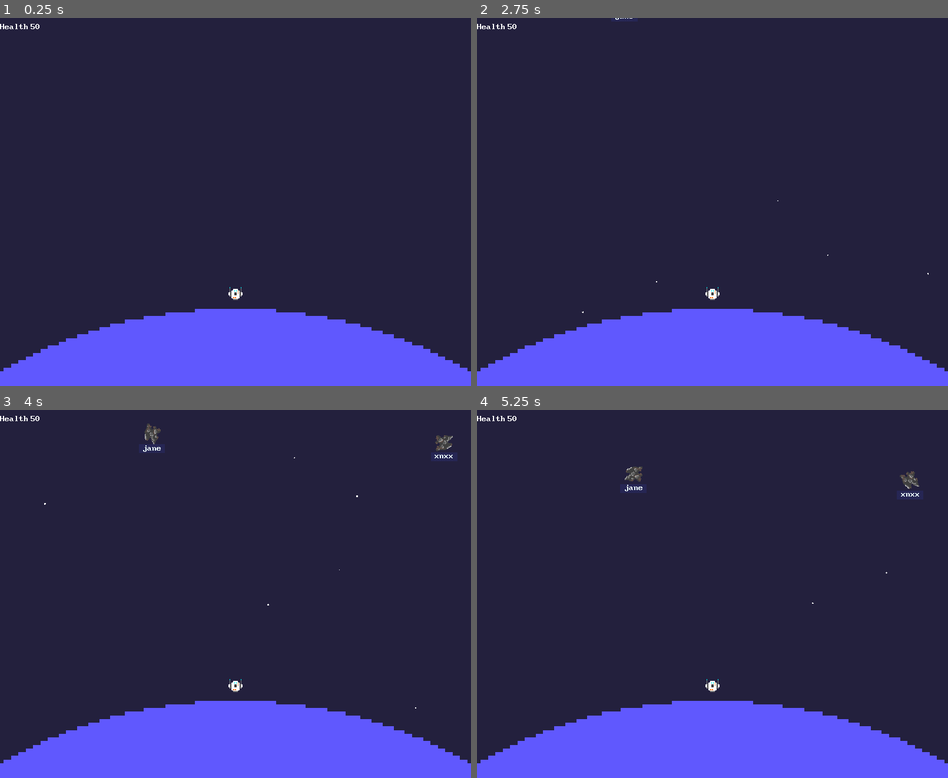
Above: before the commit, frames 1-4 (two rows, left to right).
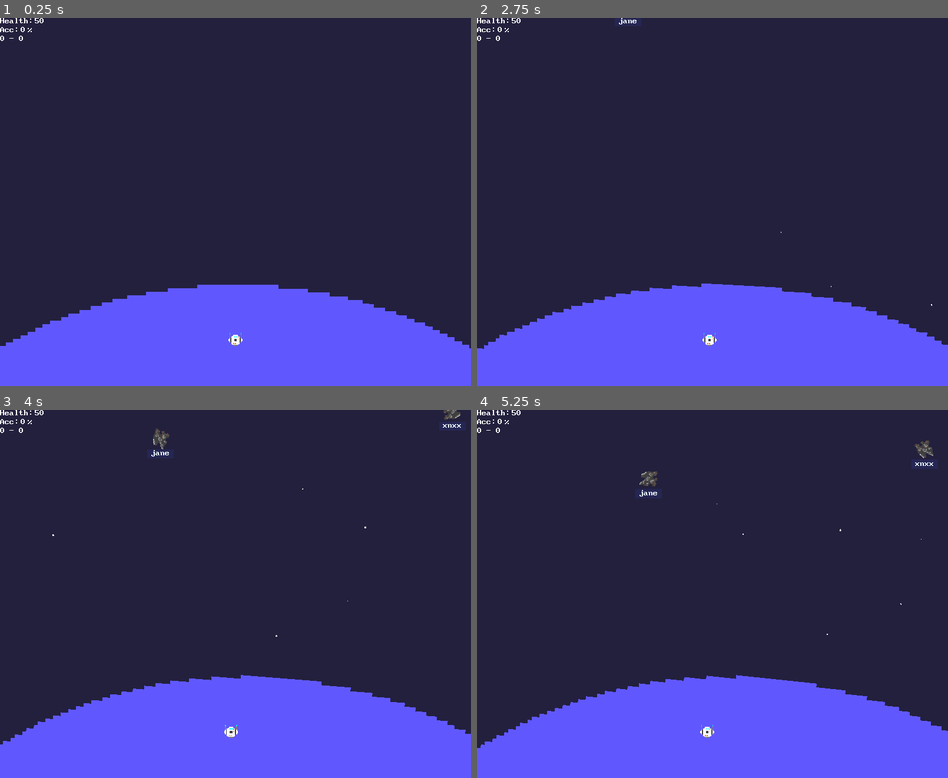
Above: after the commit, the same moments.

Repository: godxkey/hyperkey
Game: Godot game, scene res://level/Sandbox.tscn
Same seed, same stepped clock (60 frames per second), same inputs: the game is played once before the commit and once after it.
Inputs:
- Up to frame 1 (0.25 s): no input
- Up to frame 2 (2.75 s): tap Z at 0.6, 1.35, 2.1 s; hold A 1.28-2.03 s
- Up to frame 3 (4 s): tap Z at 2.85, 3.6 s; hold A from 3.53 s (still down)
- Up to frame 4 (5.25 s): keep holding A; tap Z at 4.35, 5.1 s

The runs differ from the first frame. In frame 1, 6.7% of the frame differs, in the area x 0-100%, y 0-96%; in frame 2, 6.7%; in frame 3, 7.1%; in frame 4, 7.1%.

Commit message:
Add explode/break effect, Stats. Player tweak
Show accuracy stats in hud.

Tweak player location. Tweens to the sides.

Planet rotates.

Add animated explosion when asteroid is killed.

Tweak explosion effects. Asteroid crumble effect uses animated sprite so
it can use different spirtes within the same particle system

Diff:
--- a/actor/environment/Planet.tscn
+++ b/actor/environment/Planet.tscn
@@ -1,8 +1,9 @@
-[gd_scene load_steps=5 format=2]
+[gd_scene load_steps=6 format=2]
 
 [ext_resource path="res://actor/environment/Planet.png" type="Texture" id=1]
 [ext_resource path="res://actor/environment/Planet.gd" type="Script" id=2]
 [ext_resource path="res://control/Health.gd" type="Script" id=3]
+[ext_resource path="res://library/Rotator.gd" type="Script" id=4]
 
 [sub_resource type="CircleShape2D" id=1]
 radius = 504.063
@@ -21,3 +22,7 @@
 [node name="Health" type="Node" parent="."]
 script = ExtResource( 3 )
 hit_points = 50
+
+[node name="Rotator" type="Node" parent="."]
+script = ExtResource( 4 )
+speed = 0.02
--- a/actor/player/Player.gd
+++ b/actor/player/Player.gd
@@ -4,10 +4,18 @@
 
 export(float) var default_angle = 0 setget _set_default_angle
 export(float) var rotation_smoothing = 12.0
+export(float) var move_speed = 1.0
+export(float) var tween_offset = 200
 
 var aimed_target = weakref(null) setget _set_aimed_target, _get_aimed_target
 
 onready var sprite = $Sprite as Sprite
+onready var _tween = $Tween
+onready var _tween_target = Vector2.RIGHT * tween_offset
+
+func _ready():
+  _tween.connect("tween_all_completed", self, "_new_move_tween")
+  _new_move_tween()
 
 func _process(delta):
   rotate_sprite(delta)
@@ -18,6 +26,18 @@
     return get_angle_to(target.position)
   else:
     return default_angle
+
+func _new_move_tween():
+  _tween_target *= -1.0
+  _tween.interpolate_property(
+    self,
+    "position",
+    position,
+    _tween_target,
+    1.0 / move_speed,
+    Tween.TRANS_SINE,
+    Tween.EASE_IN_OUT)
+  _tween.start()
 
 func rotate_sprite(delta:float):
   var current_rotation = Transform2D(sprite.rotation, Vector2.ZERO)
--- a/actor/player/Player.tscn
+++ b/actor/player/Player.tscn
@@ -6,8 +6,12 @@
 [node name="Player" type="Node2D"]
 script = ExtResource( 2 )
 default_angle = -90.0
+move_speed = 0.1
+tween_offset = 80.0
 
 [node name="Sprite" type="Sprite" parent="."]
 rotation = -1.5708
 scale = Vector2( 2, 2 )
 texture = ExtResource( 1 )
+
+[node name="Tween" type="Tween" parent="."]
--- a/actor/projectile/Bullet.tscn
+++ b/actor/projectile/Bullet.tscn
@@ -4,8 +4,6 @@
 [ext_resource path="res://actor/projectile/Bullet.gd" type="Script" id=2]
 [ext_resource path="res://control/FollowTarget.gd" type="Script" id=3]
 [ext_resource path="res://effect/BulletTrail.tscn" type="PackedScene" id=4]
-
-
 
 [sub_resource type="RectangleShape2D" id=1]
 extents = Vector2( 28, 12 )
--- a/control/ProjectileManager.gd
+++ b/control/ProjectileManager.gd
@@ -8,7 +8,17 @@
   var projectile = BULLET_RESOURCE.instance()
   add_child(projectile)
   projectile.position = location
-  projectile.motion.start_moving_along(location.direction_to(target.position))
+
+  # Linear start trajectory
+  # projectile.motion.start_moving_along(location.direction_to(target.position))
+
+  # Randomize start trajectory slightly.
+  # Makes projectiles not follow directly behind another
+  var angle = rand_range(-1.0, 1.0)
+  var cast_force = location.direction_to(target.position.rotated(angle))
+  projectile.motion.acceleration = 1000.0
+  projectile.motion.apply_force(cast_force * 5000.0)
+
   projectile.motion.target = target
   projectile.connect("target_hit", self, "play_explosion")
   projectile.connect(
--- a/control/Typist.gd
+++ b/control/Typist.gd
@@ -12,6 +12,13 @@
 var _text_targets := TextTargets.new()
 var _text_generator := TextGenerator.new()
 var _current_tracker:HitTracker = null
+
+var _total_keypresses:int = 0
+var _total_keyhits:int = 0
+var _max_key_history:int = 100
+
+signal keyhits_stat_changed(hits, total)
+signal key_missed
 
 func create_tracker(target) -> HitTracker:
   var label = target.find_node("TypistLabel", true, false)
@@ -56,17 +63,31 @@
   # draw over other targets in scene
   target.z_index += 1
 
+  _total_keypresses += 1
   if _current_tracker.hit(text[0]):
     spawn_bullet(target)
+    _total_keyhits += 1
+  emit_signal("keyhits_stat_changed", _total_keyhits, _total_keypresses )
+  shift_down_keyhit_stats()
 
 func continue_hit_target(letter:String):
   assert(_current_tracker != null)
+  _total_keypresses += 1
   if _current_tracker.hit(letter):
       spawn_bullet(_current_tracker.get_target())
+      _total_keyhits += 1
       if _current_tracker.is_done():
           clear_tracked()
   else:
     _mistype_player.play()
+    emit_signal("key_missed")
+  emit_signal("keyhits_stat_changed", _total_keyhits, _total_keypresses )
+  shift_down_keyhit_stats()
+
+func shift_down_keyhit_stats():
+  if _total_keyhits> _max_key_history:
+    _total_keyhits -= _max_key_history
+    _total_keypresses -= _max_key_history
 
 func spawn_bullet(target):
   var bullet = _projectile_manager.spawn_projectile(_player.position, target)
--- a/effect/BulletTrail.tscn
+++ b/effect/BulletTrail.tscn
@@ -37,7 +37,7 @@
 
 [node name="BulletTrail" type="Particles2D"]
 z_index = 10
-amount = 6
+amount = 7
 lifetime = 2.0
 explosiveness = 0.1
 local_coords = false
--- a/effect/Effect.tscn
+++ b/effect/Effect.tscn
@@ -2,8 +2,9 @@
 
 [ext_resource path="res://effect/Effect.gd" type="Script" id=1]
 [ext_resource path="res://effect/breaking/AsteroidHitBreak.tscn" type="PackedScene" id=2]
-[ext_resource path="res://effect/HitExplosion.tscn" type="PackedScene" id=3]
+[ext_resource path="res://effect/explosion/HitExplosion.tscn" type="PackedScene" id=3]
 [ext_resource path="res://effect/breaking/AsteroidExplodeBreak.tscn" type="PackedScene" id=4]
+
 
 [node name="Effect" type="Node"]
 script = ExtResource( 1 )
--- /dev/null
+++ b/effect/breaking/AsteroidExplodeBreak.gd
@@ -0,0 +1,7 @@
+extends Particles2D
+
+func _ready():
+  var blast = $Blast
+  blast.rotate(rand_range(0, TAU))
+  blast.play()
+  blast.connect("animation_finished", blast, "hide")
--- a/effect/breaking/AsteroidExplodeBreak.tscn
+++ b/effect/breaking/AsteroidExplodeBreak.tscn
@@ -1,20 +1,29 @@
-[gd_scene load_steps=5 format=2]
+[gd_scene load_steps=18 format=2]
 
-[ext_resource path="res://effect/breaking/BrownAsteroidParticle.png" type="Texture" id=1]
+[ext_resource path="res://effect/breaking/AsteroidParticles.png" type="Texture" id=1]
+[ext_resource path="res://effect/explosion/ExplosionSheet.png" type="Texture" id=2]
+[ext_resource path="res://effect/breaking/AsteroidExplodeBreak.gd" type="Script" id=3]
+[ext_resource path="res://effect/explosion/LightPurpleExplosion.tscn" type="PackedScene" id=4]
 
-[sub_resource type="Curve" id=1]
+[sub_resource type="CanvasItemMaterial" id=12]
+particles_animation = true
+particles_anim_h_frames = 4
+particles_anim_v_frames = 1
+particles_anim_loop = false
+
+[sub_resource type="Curve" id=13]
 bake_resolution = 10
 _data = [ Vector2( 0, 1 ), 0.0, 0.0, 0, 1, Vector2( 0.256595, 1 ), 0.0, -3.62802, 0, 0, Vector2( 1, 0 ), -0.155231, 0.0, 0, 0 ]
 
-[sub_resource type="CurveTexture" id=2]
-curve = SubResource( 1 )
+[sub_resource type="CurveTexture" id=14]
+curve = SubResource( 13 )
 
-[sub_resource type="ParticlesMaterial" id=3]
+[sub_resource type="ParticlesMaterial" id=15]
 flag_disable_z = true
 spread = 180.0
 gravity = Vector3( 0, 150, 0 )
 initial_velocity = 400.0
-initial_velocity_random = 1.0
+initial_velocity_random = 0.8
 angular_velocity = 200.0
 angular_velocity_random = 0.5
 orbit_velocity = 0.0
@@ -24,14 +33,65 @@
 angle_random = 1.0
 scale = 2.5
 scale_random = 1.0
-scale_curve = SubResource( 2 )
+scale_curve = SubResource( 14 )
+anim_offset = 1.0
+anim_offset_random = 1.0
+
+[sub_resource type="AtlasTexture" id=4]
+atlas = ExtResource( 2 )
+region = Rect2( 0, 0, 48, 48 )
+
+[sub_resource type="AtlasTexture" id=5]
+atlas = ExtResource( 2 )
+region = Rect2( 48, 0, 48, 48 )
+
+[sub_resource type="AtlasTexture" id=6]
+atlas = ExtResource( 2 )
+region = Rect2( 96, 0, 48, 48 )
+
+[sub_resource type="AtlasTexture" id=7]
+atlas = ExtResource( 2 )
+region = Rect2( 144, 0, 48, 48 )
+
+[sub_resource type="AtlasTexture" id=8]
+atlas = ExtResource( 2 )
+region = Rect2( 192, 0, 48, 48 )
+
+[sub_resource type="AtlasTexture" id=9]
+atlas = ExtResource( 2 )
+region = Rect2( 240, 0, 48, 48 )
+
+[sub_resource type="AtlasTexture" id=10]
+atlas = ExtResource( 2 )
+region = Rect2( 288, 0, 48, 48 )
+
+[sub_resource type="AtlasTexture" id=11]
+atlas = ExtResource( 2 )
+region = Rect2( 336, 0, 48, 48 )
+
+[sub_resource type="SpriteFrames" id=16]
+animations = [ {
+"frames": [ SubResource( 4 ), SubResource( 5 ), SubResource( 6 ), SubResource( 7 ), SubResource( 8 ), SubResource( 9 ), SubResource( 10 ), SubResource( 11 ) ],
+"loop": false,
+"name": "default",
+"speed": 30.0
+} ]
 
 [node name="AsteroidExplodeBreak" type="Particles2D"]
-amount = 5
+material = SubResource( 12 )
+amount = 3
 lifetime = 2.0
 explosiveness = 1.0
 local_coords = false
-process_material = SubResource( 3 )
+process_material = SubResource( 15 )
 texture = ExtResource( 1 )
+script = ExtResource( 3 )
+
+[node name="LightPurpleExplosion" parent="." instance=ExtResource( 4 )]
+amount = 10
+
+[node name="Blast" type="AnimatedSprite" parent="."]
+scale = Vector2( 3, 3 )
+frames = SubResource( 16 )
 
 [node name="Timer" type="Timer" parent="."]
--- a/effect/breaking/AsteroidHitBreak.tscn
+++ b/effect/breaking/AsteroidHitBreak.tscn
@@ -1,6 +1,12 @@
-[gd_scene load_steps=5 format=2]
+[gd_scene load_steps=6 format=2]
 
-[ext_resource path="res://effect/breaking/GreyAsteroidParticle.png" type="Texture" id=1]
+[ext_resource path="res://effect/breaking/AsteroidParticles.png" type="Texture" id=1]
+
+[sub_resource type="CanvasItemMaterial" id=4]
+particles_animation = true
+particles_anim_h_frames = 4
+particles_anim_v_frames = 1
+particles_anim_loop = false
 
 [sub_resource type="Curve" id=1]
 bake_resolution = 10
@@ -24,8 +30,11 @@
 scale = 0.5
 scale_random = 1.0
 scale_curve = SubResource( 2 )
+anim_offset = 1.0
+anim_offset_random = 1.0
 
 [node name="AsteroidHitBreak" type="Particles2D"]
+material = SubResource( 4 )
 amount = 1
 lifetime = 2.0
 explosiveness = 1.0
--- a/effect/HitExplosion.tscn
+++ b/effect/explosion/HitExplosion.tscn
@@ -1,24 +1,24 @@
-[gd_scene load_steps=12 format=2]
+[gd_scene load_steps=13 format=2]
 
-[ext_resource path="res://effect/Explosion.png" type="Texture" id=1]
+[ext_resource path="res://effect/explosion/Explosion.png" type="Texture" id=1]
 
-[sub_resource type="CanvasItemMaterial" id=6]
+[sub_resource type="CanvasItemMaterial" id=1]
 blend_mode = 1
 
-[sub_resource type="Gradient" id=1]
+[sub_resource type="Gradient" id=2]
 offsets = PoolRealArray( 0, 0.147668, 0.774611 )
 colors = PoolColorArray( 1, 1, 1, 1, 1, 0.921569, 0.431373, 1, 1, 0.533333, 0.258824, 1 )
 
-[sub_resource type="GradientTexture" id=2]
-gradient = SubResource( 1 )
+[sub_resource type="GradientTexture" id=3]
+gradient = SubResource( 2 )
 
-[sub_resource type="Curve" id=3]
+[sub_resource type="Curve" id=4]
 _data = [ Vector2( 0, 1 ), 0.0, -1.9436, 0, 0, Vector2( 1, 0.160227 ), -0.193152, 0.0, 0, 0 ]
 
-[sub_resource type="CurveTexture" id=4]
-curve = SubResource( 3 )
+[sub_resource type="CurveTexture" id=5]
+curve = SubResource( 4 )
 
-[sub_resource type="ParticlesMaterial" id=5]
+[sub_resource type="ParticlesMaterial" id=6]
 lifetime_randomness = 0.8
 flag_disable_z = true
 spread = 60.0
@@ -30,12 +30,18 @@
 orbit_velocity = 0.0
 orbit_velocity_random = 0.0
 damping = 100.0
-scale = 6.5
+scale = 7.0
 scale_random = 0.4
-scale_curve = SubResource( 4 )
-color_ramp = SubResource( 2 )
+scale_curve = SubResource( 5 )
+color_ramp = SubResource( 3 )
+
+[sub_resource type="Curve" id=7]
+min_value = -360.0
+max_value = 360.0
+_data = [ Vector2( 0, 1 ), 0.0, 0.0, 0, 0, Vector2( 1, 1 ), 0.0, 0.0, 0, 0 ]
 
 [sub_resource type="CurveTexture" id=8]
+curve = SubResource( 7 )
 
 [sub_resource type="Curve" id=9]
 max_value = 2.0
@@ -60,15 +66,13 @@
 scale_curve = SubResource( 10 )
 
 [node name="HitExplosion" type="Particles2D"]
-material = SubResource( 6 )
+material = SubResource( 1 )
 z_index = 10
-emitting = false
-amount = 4
-lifetime = 0.55
-one_shot = true
+amount = 5
+lifetime = 0.6
 explosiveness = 0.8
 randomness = 0.4
-process_material = SubResource( 5 )
+process_material = SubResource( 6 )
 
 [node name="Timer" type="Timer" parent="."]
 one_shot = true
--- /dev/null
+++ b/effect/explosion/LightPurpleExplosion.tscn
@@ -0,0 +1,35 @@
+[gd_scene load_steps=6 format=2]
+
+[sub_resource type="Gradient" id=1]
+colors = PoolColorArray( 1, 1, 1, 1, 0.4, 0, 1, 1 )
+
+[sub_resource type="GradientTexture" id=2]
+gradient = SubResource( 1 )
+
+[sub_resource type="Curve" id=3]
+_data = [ Vector2( 0, 1 ), 0.0, 0.0, 0, 0, Vector2( 1, 0 ), 0.0, 0.0, 0, 0 ]
+
+[sub_resource type="CurveTexture" id=4]
+curve = SubResource( 3 )
+
+[sub_resource type="ParticlesMaterial" id=5]
+lifetime_randomness = 0.5
+flag_disable_z = true
+direction = Vector3( -1, 0, 0 )
+spread = 180.0
+gravity = Vector3( 0, 80, 0 )
+initial_velocity = 300.0
+initial_velocity_random = 0.8
+orbit_velocity = 0.0
+orbit_velocity_random = 0.0
+scale = 3.0
+scale_curve = SubResource( 4 )
+color_ramp = SubResource( 2 )
+
+[node name="LightPurpleExplosion" type="Particles2D"]
+z_index = 10
+amount = 16
+lifetime = 2.0
+explosiveness = 1.0
+local_coords = false
+process_material = SubResource( 5 )
--- a/level/Sandbox.tscn
+++ b/level/Sandbox.tscn
@@ -24,13 +24,14 @@
 
 [node name="HUD" parent="CanvasLayer" instance=ExtResource( 4 )]
 planet_path = NodePath("../../Planet")
+typist_path = NodePath("../../Typist")
 
 [node name="BackgroundStars" parent="." instance=ExtResource( 6 )]
 
 [node name="ProjectileManager" parent="." instance=ExtResource( 3 )]
 
 [node name="Planet" parent="." instance=ExtResource( 2 )]
-position = Vector2( 0, 1024 )
+position = Vector2( 0, 904 )
 scale = Vector2( 2, 2 )
 
 [node name="Typist" parent="." instance=ExtResource( 5 )]
@@ -40,18 +41,18 @@
 [node name="Spawner" parent="Typist" index="0"]
 position = Vector2( 0, -632 )
 planet_path = NodePath("../../Planet")
-spawn_area = Rect2( -500, -100, 1000, 200 )
+spawn_area = Rect2( -500, -150, 1000, 100 )
 
 [node name="Timer" parent="Typist/Spawner" index="0"]
 wait_time = 2.0
 
 [node name="Player" parent="." instance=ExtResource( 1 )]
-position = Vector2( 0, -32 )
 
 [node name="Camera2D" type="Camera2D" parent="Player"]
-position = Vector2( 0, -200 )
+position = Vector2( 0, -300 )
 current = true
 smoothing_enabled = true
+smoothing_speed = 1.0
 __meta__ = {
 "_edit_lock_": true
 }
--- /dev/null
+++ b/library/Rotator.gd
@@ -0,0 +1,8 @@
+extends Node
+
+export(float) var speed = 1.0
+
+onready var _parent = get_parent()
+
+func _process(delta):
+  _parent.rotate(speed * delta)
--- a/ui/HUD.tscn
+++ b/ui/HUD.tscn
@@ -10,25 +10,71 @@
 __meta__ = {
 "_edit_use_anchors_": false
 }
+accuracy_penality_color = Color( 1, 0.286275, 0.286275, 1 )
 
-[node name="HBoxContainer" type="HBoxContainer" parent="."]
+[node name="StatsContainer" type="VBoxContainer" parent="."]
 margin_right = 40.0
 margin_bottom = 40.0
 __meta__ = {
 "_edit_use_anchors_": false
 }
 
-[node name="HealthLabel" type="Label" parent="HBoxContainer"]
-margin_top = 11.0
-margin_right = 66.0
-margin_bottom = 28.0
+[node name="HealthContainer" type="HBoxContainer" parent="StatsContainer"]
+margin_right = 114.0
+margin_bottom = 17.0
+__meta__ = {
+"_edit_use_anchors_": false
+}
+
+[node name="HealthLabel" type="Label" parent="StatsContainer/HealthContainer"]
+margin_right = 77.0
+margin_bottom = 17.0
 custom_fonts/font = ExtResource( 2 )
-text = "Health"
+text = "Health:"
 
-[node name="PlanetHealthAmount" type="Label" parent="HBoxContainer"]
-margin_left = 70.0
-margin_top = 11.0
-margin_right = 103.0
-margin_bottom = 28.0
+[node name="PlanetHealthAmount" type="Label" parent="StatsContainer/HealthContainer"]
+margin_left = 81.0
+margin_right = 114.0
+margin_bottom = 17.0
 custom_fonts/font = ExtResource( 2 )
 text = "100"
+
+[node name="AccuracyContainer" type="HBoxContainer" parent="StatsContainer"]
+margin_top = 21.0
+margin_right = 114.0
+margin_bottom = 38.0
+
+[node name="AccuracyLabel" type="Label" parent="StatsContainer/AccuracyContainer"]
+margin_right = 44.0
+margin_bottom = 17.0
+custom_fonts/font = ExtResource( 2 )
+text = "Acc:"
+
+[node name="Accuracy" type="Label" parent="StatsContainer/AccuracyContainer"]
+margin_left = 48.0
+margin_right = 59.0
+margin_bottom = 17.0
+custom_fonts/font = ExtResource( 2 )
+text = "0"
+
+[node name="ColorTween" type="Tween" parent="StatsContainer/AccuracyContainer/Accuracy"]
+
+[node name="SizeTween" type="Tween" parent="StatsContainer/AccuracyContainer/Accuracy"]
+
+[node name="Percent" type="Label" parent="StatsContainer/AccuracyContainer"]
+margin_left = 63.0
+margin_right = 74.0
+margin_bottom = 17.0
+custom_fonts/font = ExtResource( 2 )
+text = "%"
+
+[node name="Key Tracking" type="HBoxContainer" parent="StatsContainer"]
+margin_top = 42.0
+margin_right = 114.0
+margin_bottom = 59.0
+
+[node name="Hits" type="Label" parent="StatsContainer/Key Tracking"]
+margin_right = 55.0
+margin_bottom = 17.0
+custom_fonts/font = ExtResource( 2 )
+text = "0 - 0"
--- a/ui/Hud.gd
+++ b/ui/Hud.gd
@@ -1,14 +1,56 @@
 extends Control
 
 export(NodePath) var planet_path
+export(NodePath) var typist_path
 
+export(Color) var accuracy_penality_color
+
+# UI components
+onready var _accuracy_stat = find_node("Accuracy")
 onready var _planet_health_amount = find_node("PlanetHealthAmount")
+onready var _hits_stat = find_node("Hits")
+
+# World components
 onready var _planet = get_node(planet_path)
+onready var _typist = get_node(typist_path)
 
 func _ready():
   var planet_health = _planet.get_node("Health")
   planet_health.connect("health_changed", self, "set_planet_health")
   set_planet_health(planet_health.hit_points)
 
+  _typist.connect("keyhits_stat_changed", self, "set_accuracy_percent")
+  _typist.connect("key_missed", self, "play_reduced_accuracy_effect")
+
 func set_planet_health(value:int):
   _planet_health_amount.text = String(value)
+
+func set_accuracy_percent(hits:int, total:int):
+  var percent = (hits / total as float) * 100
+  _accuracy_stat.text = String(percent as int)
+  _hits_stat.text = String(hits) + " - " + String(total)
+
+func play_reduced_accuracy_effect():
+  var color_tween = _accuracy_stat.get_node("ColorTween")
+  var size_tween = _accuracy_stat.get_node("SizeTween")
+
+  color_tween.interpolate_property(
+    _accuracy_stat,
+    "modulate",
+    accuracy_penality_color,
+    Color.white,
+    0.3,
+    Tween.TRANS_QUAD,
+    Tween.EASE_OUT)
+
+  size_tween.interpolate_property(
+    _accuracy_stat,
+    "rect_scale",
+    Vector2.ONE * 1.5,
+    Vector2.ONE,
+    0.2,
+    Tween.TRANS_QUAD,
+    Tween.EASE_OUT)
+
+  color_tween.start()
+  size_tween.start()
Binary file added: effect/breaking/AsteroidParticles.png
Not shown, added: effect/breaking/AsteroidParticles.png.import
Binary file changed: effect/breaking/BrownAsteroidParticle.png
Binary file changed: effect/breaking/GreyAsteroidParticle.png
Renamed: effect/Explosion.png -> effect/explosion/Explosion.png
Not shown, added: effect/explosion/Explosion.png.import
Binary file added: effect/explosion/ExplosionSheet.png
Not shown, changed: effect/explosion/ExplosionSheet.png.import
Not shown: 2 places in effect/explosion/HitExplosion.tscn that only renumber resources
